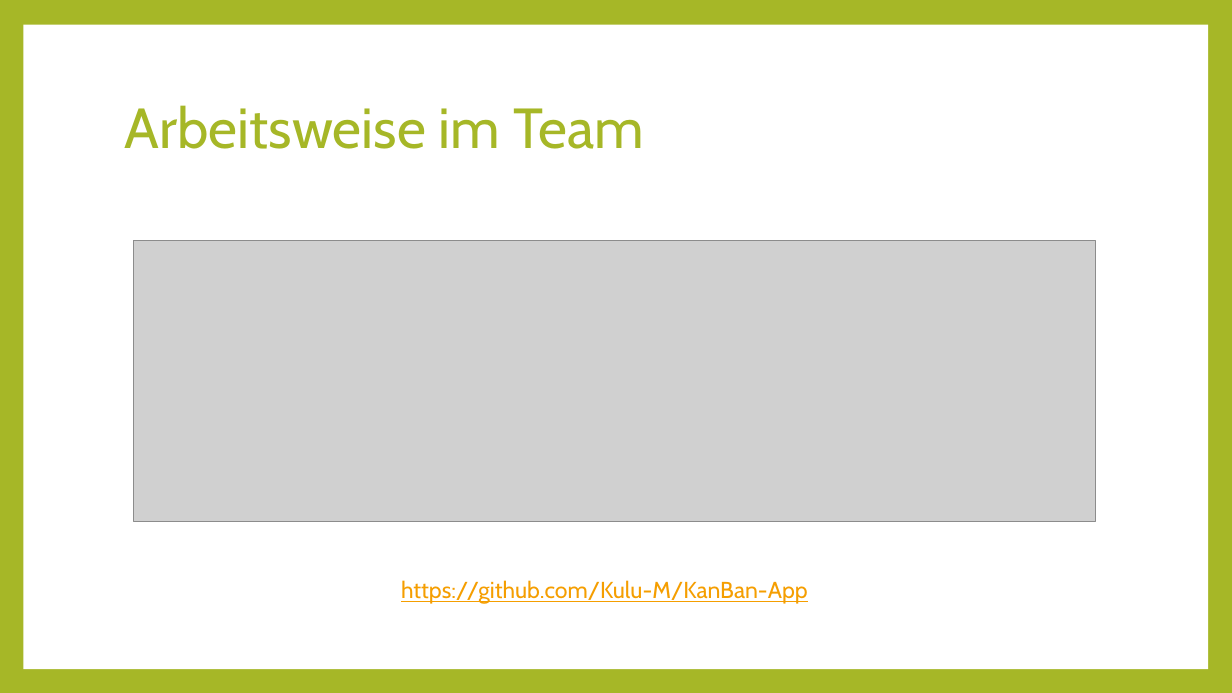
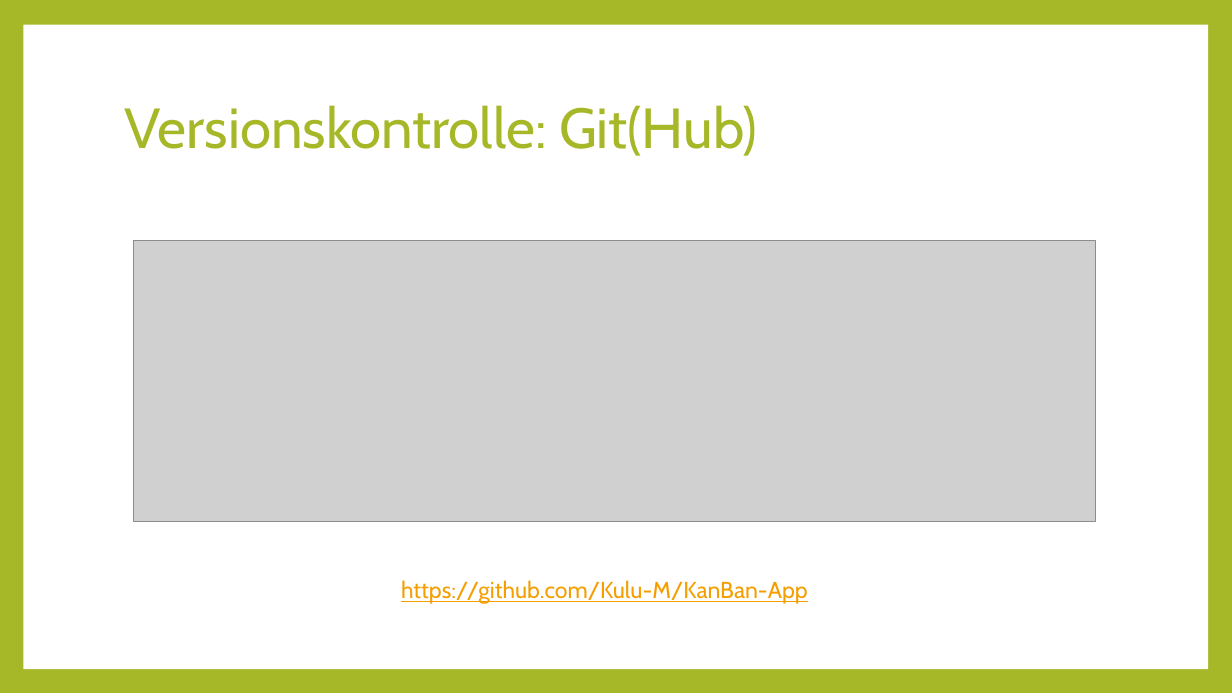
Before and after one commit to Kulu-M/KanBan-App, a slide deck: slide 10 of KanBan-App/Documents/Abschlusspräsentation/Projektmanagement.pptx (slide 7 before the commit). Drawn at 1232x693 pixels with LibreOffice and Linux fonts; fonts in the diff are those of the drawing; grey boxes stand for pictures. Boxes give left, top, right and bottom in pixels: in the first picture for what was removed or moved away, otherwise in the second. Text is boxed around its words. In the diff, an @@ line names an element or a change of style, - is before the commit and + after.

```diff
--- a/KanBan-App/Documents/Abschlusspräsentation/Projektmanagement.pptx
+++ b/KanBan-App/Documents/Abschlusspräsentation/Projektmanagement.pptx
@@ title at (125, 105, 757, 156): text changed @@
-Arbeitsweise im Team
+Versionskontrolle: Git(Hub)
```
Also in this commit, not shown: 8 other slides changed, 8 slides added, 4 slides removed.
